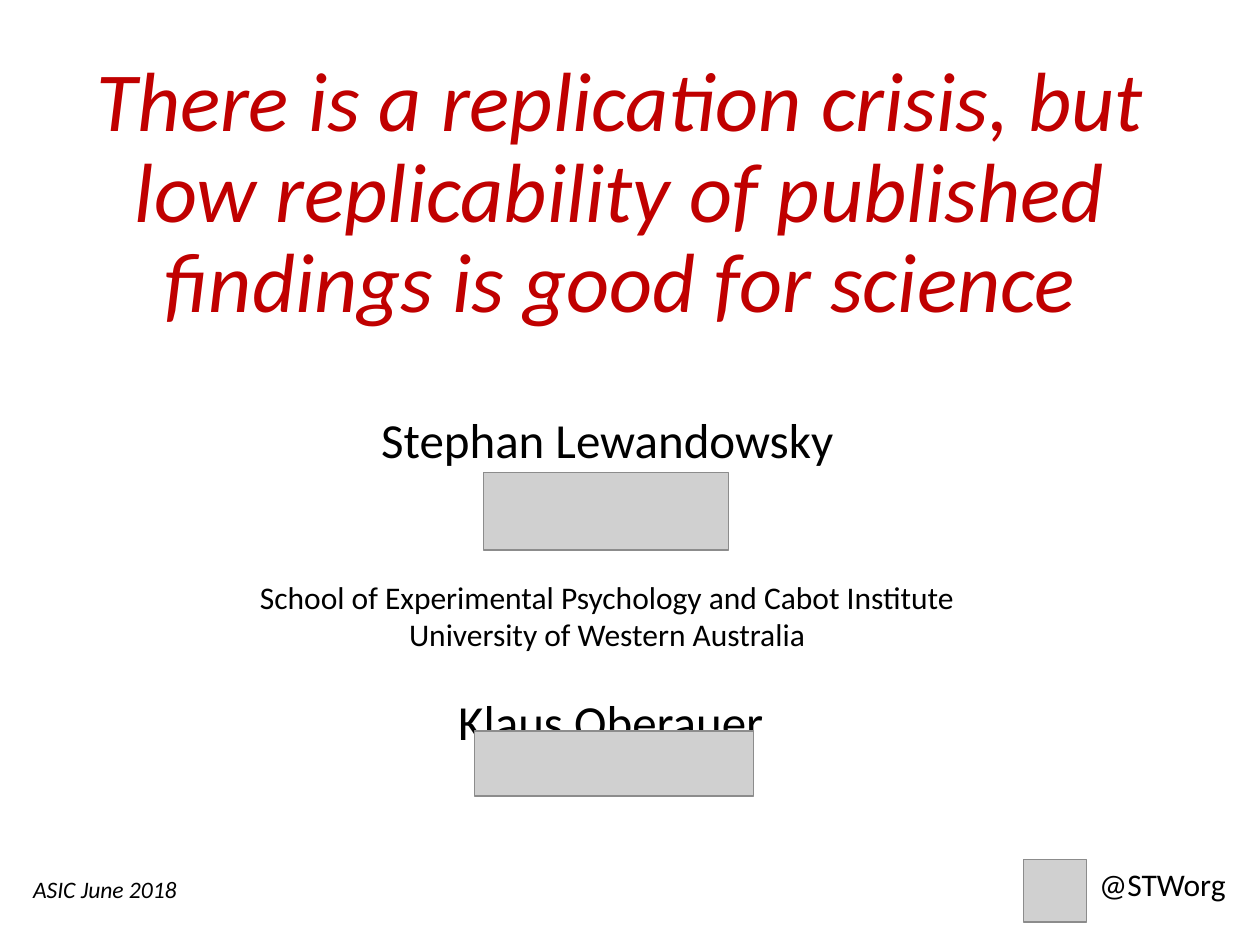
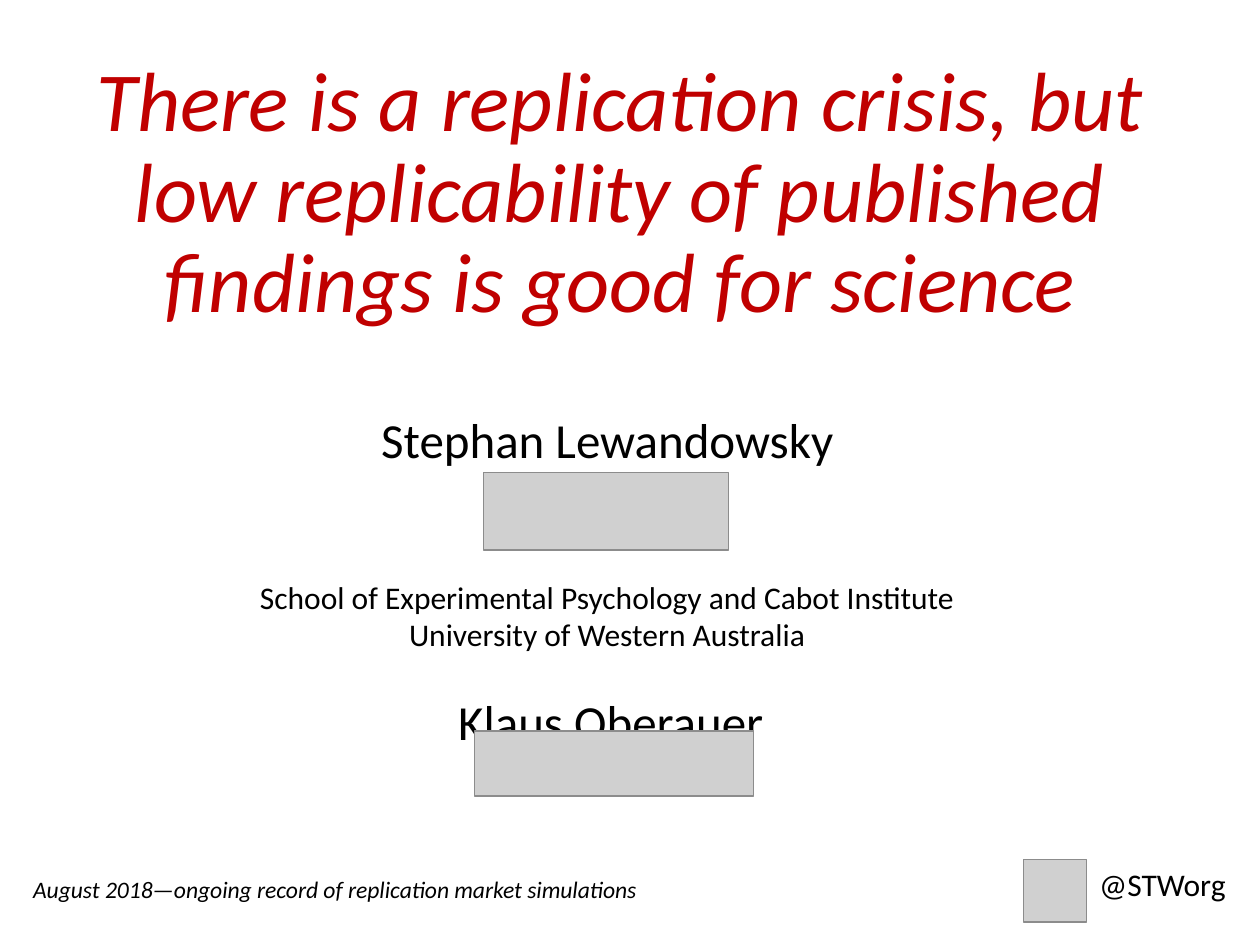
Before and after one commit to StephanLewandowsky/Robust-replicated-and-efficient-science-from-low-replicability, a slide deck: slide 1 of Lsky.ASIC.Extended with further results.pptx. Drawn at 1260x945 pixels with LibreOffice and Linux fonts; fonts in the diff are those of the drawing; grey boxes stand for pictures. Boxes give left, top, right and bottom in pixels: in the first picture for what was removed or moved away, otherwise in the second. Text is boxed around its words. In the diff, an @@ line names an element or a change of style, - is before the commit and + after.

```diff
--- a/Lsky.ASIC.Extended with further results.pptx
+++ b/Lsky.ASIC.Extended with further results.pptx
@@ text at [33,881,636,902]: text changed @@
-ASIC June 2018
+August 2018—ongoing record of replication market simulations
```
Also in this commit, not shown: 2 other files.
